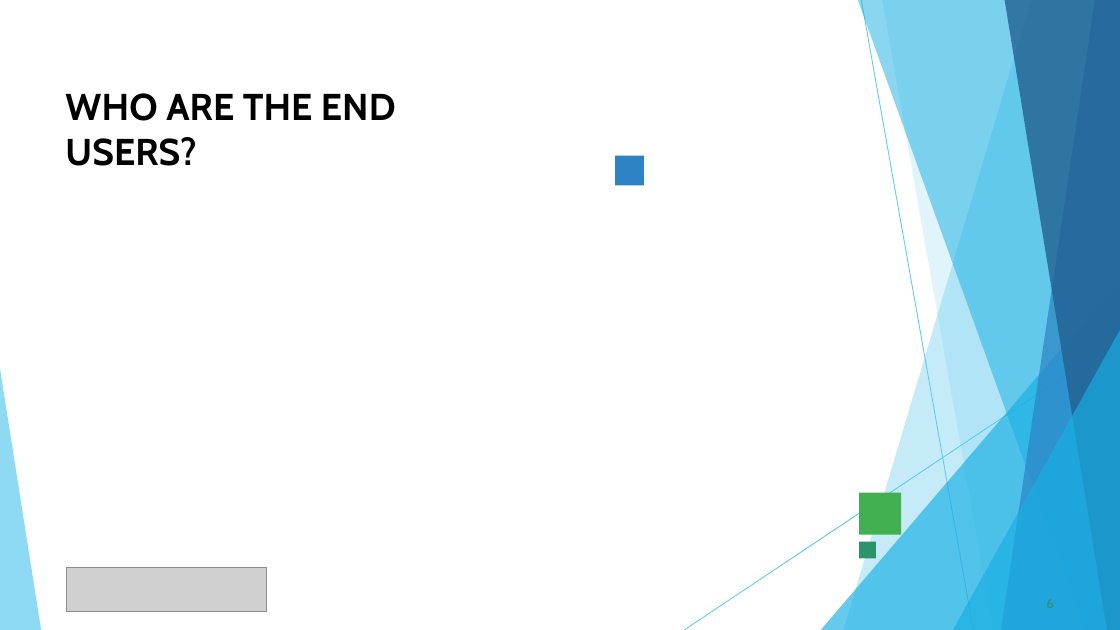
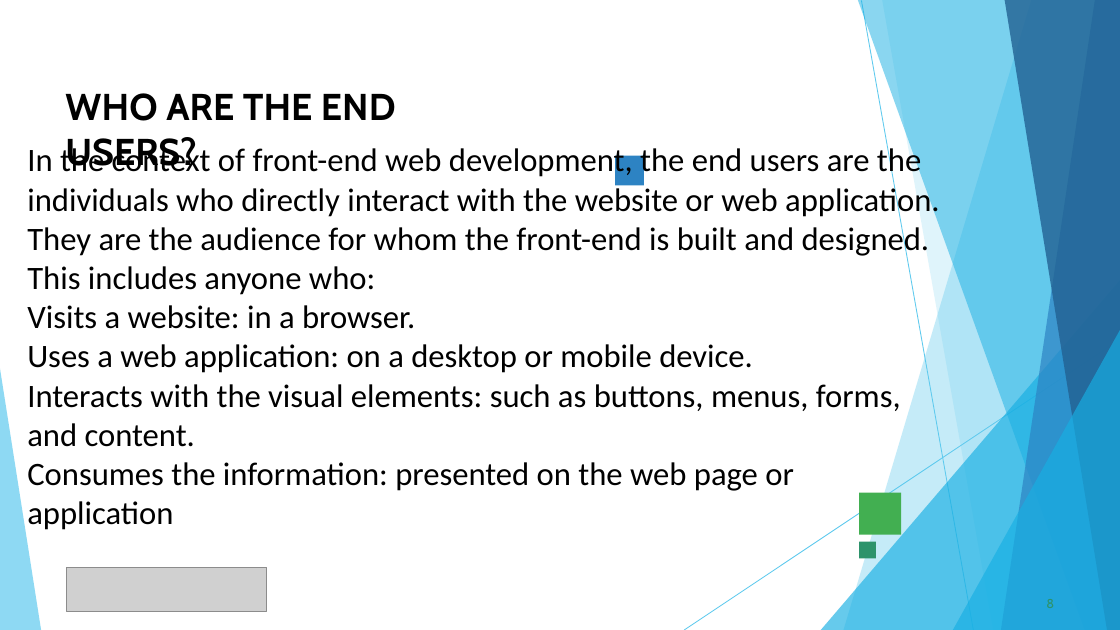
Before and after one commit to karthikagopalsamy28-maker/Karthika, a slide deck: slide 8 of PPT FWD TNSDC 2025 (1).pptx (slide 6 before the commit). Drawn at 1120x630 pixels with LibreOffice and Linux fonts; fonts in the diff are those of the drawing; grey boxes stand for pictures. Boxes give left, top, right and bottom in pixels: in the first picture for what was removed or moved away, otherwise in the second. Text is boxed around its words. In the diff, an @@ line names an element or a change of style, - is before the commit and + after.

```diff
--- a/PPT FWD TNSDC 2025 (1).pptx
+++ b/PPT FWD TNSDC 2025 (1).pptx
@@ text added at (x1=27, y1=145, x2=939, y2=530), 28 pt, text #000000 @@
+In the context of front-end web development, the end users are the individuals who directly interact with the website or web application. They are the audience for whom the front-end is built and designed.
+This includes anyone who:
+Visits a website: in a browser.
+Uses a web application: on a desktop or mobile device.
+Interacts with the visual elements: such as buttons, menus, forms, and content.
+Consumes the information: presented on the web page or application
```
Also in this commit, not shown: 6 other slides changed, 17 slides added, 3 slides removed.
